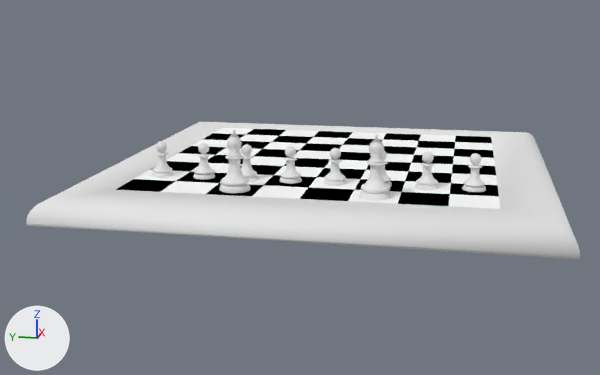
Renders of the Blender file tutorial/section6/ChessScene.blend from each side of a commit.
One viewpoint serves both versions: a 50 mm camera at (-120.9, -19.5, 25.7) aimed at (-2.7, 4.2, -3.9). Arrows for +X, +Y and +Z are at lower left; the lights stay in place.

In view in the first picture: 'Chess Board', 'Chess Board Outside', 'White Bishop 1', 'White Bishop 2', 'White Pawn 1', 'White Pawn 2', 'White Pawn 3', 'White Pawn 5', 'White Pawn 7', 'White Pawn 8'.
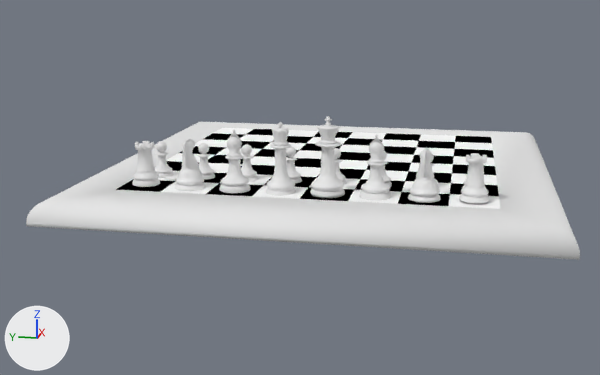
Commit message: Finished king

Where the change shows, as pixel boxes [x1, y1, x2, y2] in the pictures (600 x 375 px):
'White King', added: after [310, 116, 345, 198]
'White Queen', added: after [266, 122, 296, 196]
'White Knight 2', added: after [408, 147, 441, 203]
'Rook 2', added: after [459, 153, 489, 203]
'White Knight 1', added: after [175, 139, 206, 191]
'Rook 1', added: after [132, 141, 160, 187]

Patch to the scene script:
```diff
--- a/tutorial/section6/ChessScene.blend.py
+++ b/tutorial/section6/ChessScene.blend.py
@@ ob_white_queen @@
+ob_white_queen = bpy.data.objects.new('White Queen', me_queen_001)  # 2882 vertices, 2881 faces; spans x -5.0..5.0, y -5.0..5.0, z -5.4..14.3
+ob_white_queen.parent = ob_white_pieces
+ob_white_queen.location = (-21.0, 3.0, 2.12)
+ob_white_queen.scale = (0.396, 0.396, 0.475)
@@ ob_white_king @@
+ob_white_king = bpy.data.objects.new('White King', me_queen)  # 2508 vertices, 2438 faces; spans x -5.5..5.5, y -5.5..5.5, z -5.4..19.4
+ob_white_king.parent = ob_white_pieces
+ob_white_king.location = (-21.0, -3.0, 2.12)
+ob_white_king.scale = (0.396, 0.396, 0.396)
@@ ob_rook_1 @@
+ob_rook_1 = bpy.data.objects.new('Rook 1', me_sphere_002)  # 1128 vertices, 1098 faces; spans x -5.0..5.0, y -5.0..5.0, z -5.4..10.0
+ob_rook_1.parent = ob_white_rooks
+ob_rook_1.location = (-21.0, 21.0, 2.12)
+ob_rook_1.scale = (0.357, 0.357, 0.357)
@@ ob_white_rooks @@
+ob_white_rooks = bpy.data.objects.new('White Rooks', None)
+ob_white_rooks.parent = ob_white_pieces
+ob_white_rooks.location = (12.74, -24.09, 16.68)
@@ ob_rook_2 @@
+ob_rook_2 = bpy.data.objects.new('Rook 2', me_sphere_002)  # 1128 vertices, 1098 faces; spans x -5.0..5.0, y -5.0..5.0, z -5.4..10.0
+ob_rook_2.parent = ob_white_rooks
+ob_rook_2.location = (-21.0, -21.0, 2.12)
+ob_rook_2.scale = (0.357, 0.357, 0.357)
@@ ob_white_knight_1 @@
+ob_white_knight_1 = bpy.data.objects.new('White Knight 1', me_sphere_003)  # 993 vertices, 943 faces; spans x -5.0..5.0, y -5.0..0.0, z -5.4..10.8; modifiers MIRROR
+ob_white_knight_1.parent = ob_white_knights
+ob_white_knight_1.location = (-21.0, 15.0, 2.12)
+ob_white_knight_1.rotation_euler = (0.0, 0.0, 3.142)  # degrees (0, 0, 180)
+ob_white_knight_1.scale = (0.396, 0.396, 0.396)
@@ ob_white_knights @@
+ob_white_knights = bpy.data.objects.new('White Knights', None)
+ob_white_knights.parent = ob_white_pieces
+ob_white_knights.location = (4.422, -43.25, 11.91)
@@ ob_white_knight_2 @@
+ob_white_knight_2 = bpy.data.objects.new('White Knight 2', me_sphere_003)  # 993 vertices, 943 faces; spans x -5.0..5.0, y -5.0..0.0, z -5.4..10.8; modifiers MIRROR
+ob_white_knight_2.parent = ob_white_knights
+ob_white_knight_2.location = (-21.0, -15.0, 2.12)
+ob_white_knight_2.rotation_euler = (0.0, 0.0, 3.142)  # degrees (0, 0, 180)
+ob_white_knight_2.scale = (0.396, 0.396, 0.396)
```
